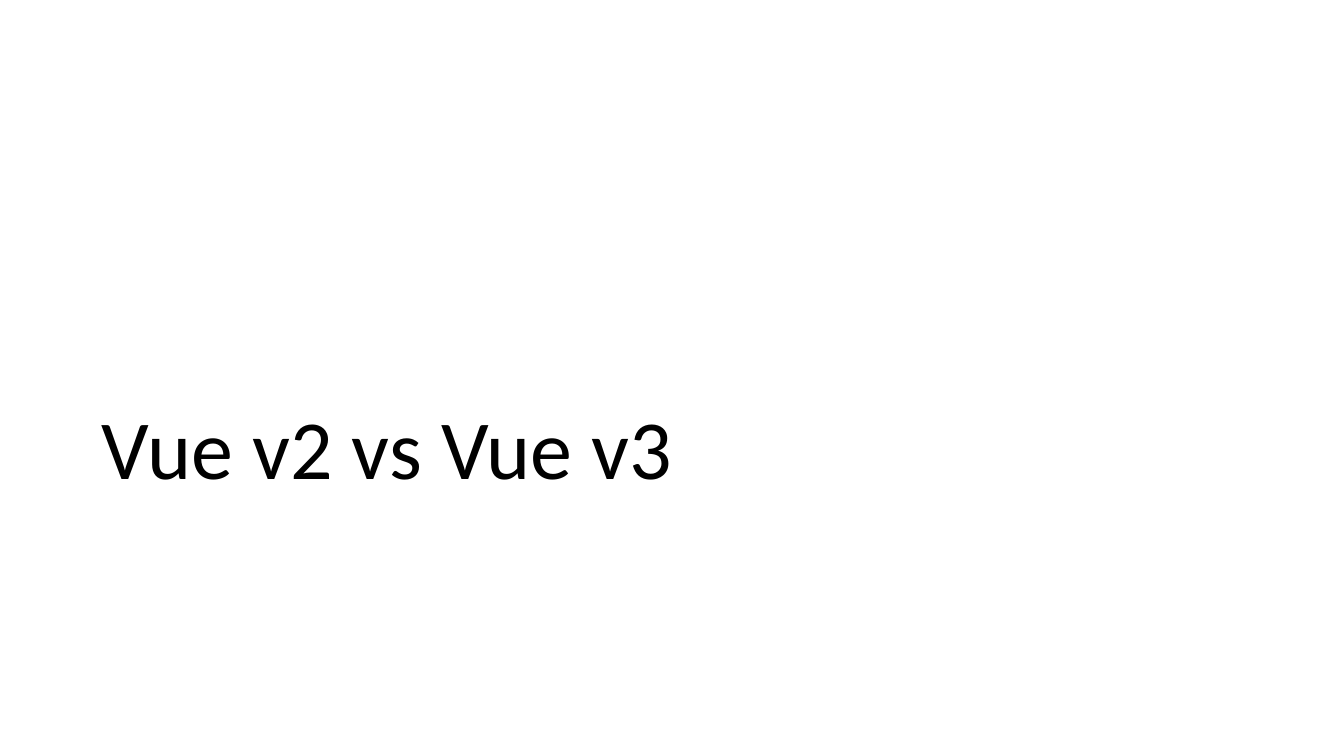
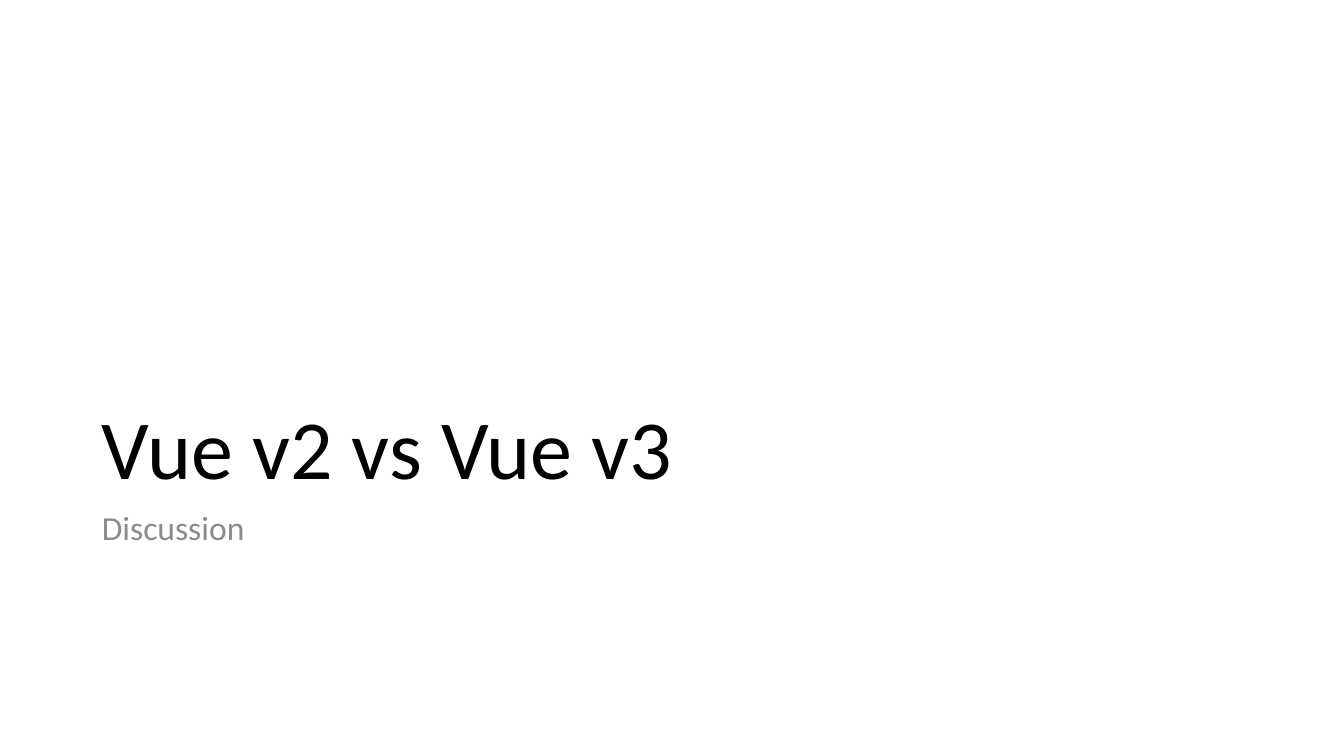
Before and after one commit to 1kevgriff/Workshop-SPA-with-ASPNETCORE-VueJS, a slide deck: slide 3 of Slides/3_VueJS.pptx (slide 9 before the commit). Drawn at 1344x756 pixels with LibreOffice and Linux fonts; fonts in the diff are those of the drawing. Boxes give left, top, right and bottom in pixels: in the first picture for what was removed or moved away, otherwise in the second. Text is boxed around its words. In the diff, an @@ line names an element or a change of style, - is before the commit and + after.

```diff
--- a/Slides/3_VueJS.pptx
+++ b/Slides/3_VueJS.pptx
@@ text added at (102, 517, 245, 540), 24 pt, text #8C8C8C @@
+Discussion
```
Also in this commit, not shown: 3 other slides changed, 2 slides removed, 23 other files.
